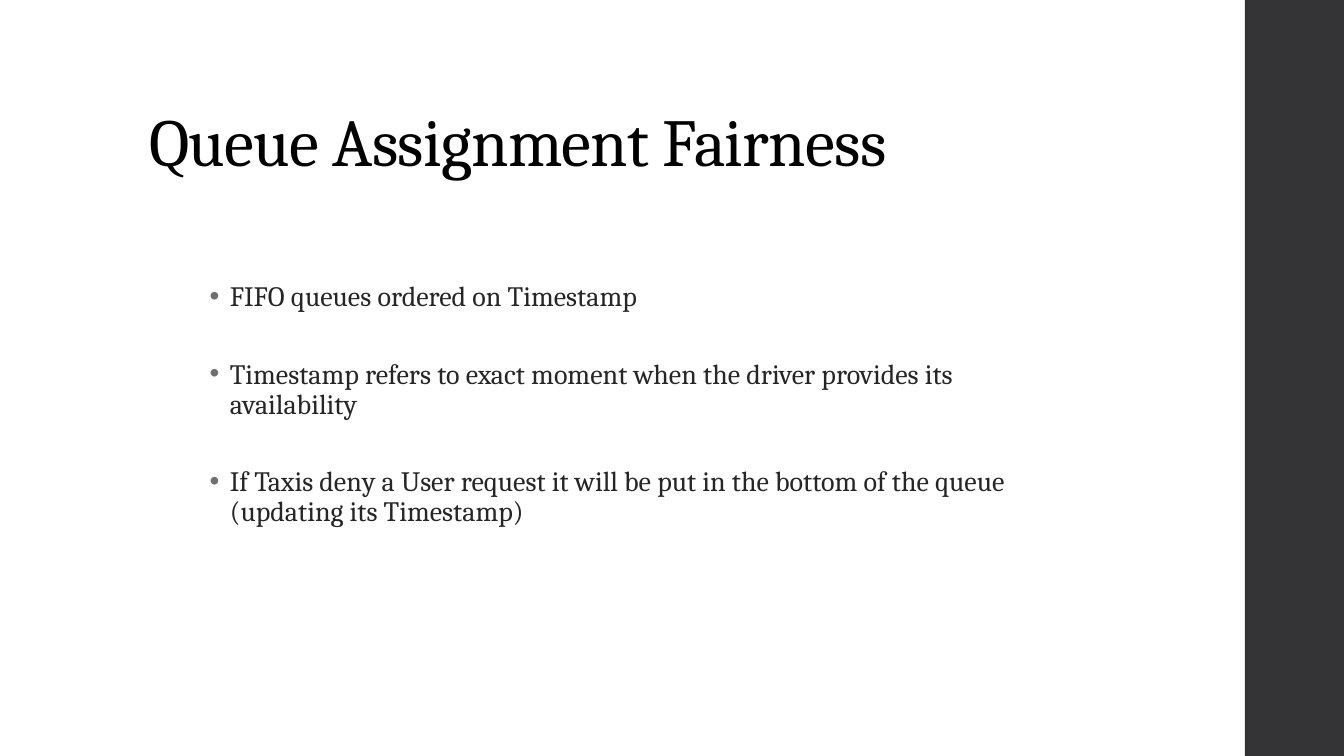
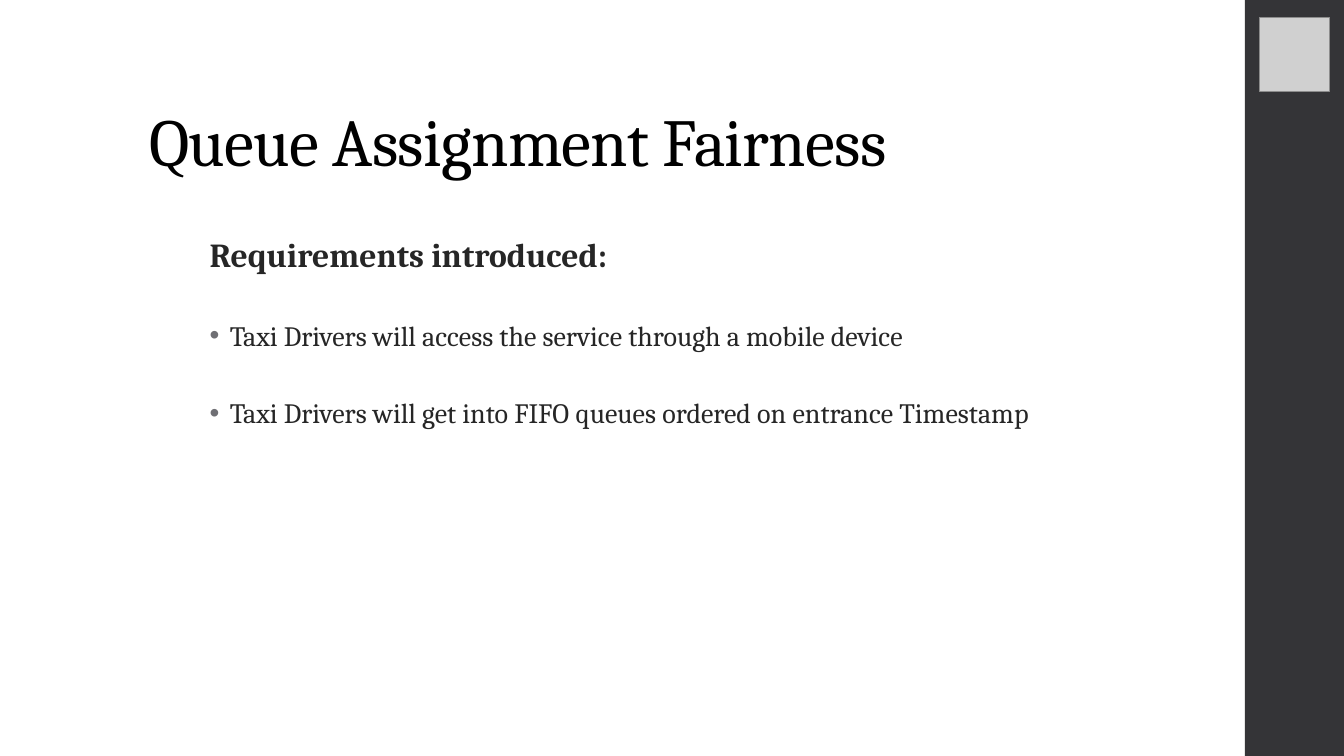
Before and after one commit to RiccardoDeTogni/BucciDeTogniTaxiService, a slide deck: slide 4 of Slides.pptx. Drawn at 1344x756 pixels with LibreOffice and Linux fonts; fonts in the diff are those of the drawing; grey boxes stand for pictures. Boxes give left, top, right and bottom in pixels: in the first picture for what was removed or moved away, otherwise in the second. Text is boxed around its words. In the diff, an @@ line names an element or a change of style, - is before the commit and + after.

Commit message:
presentation

```diff
--- a/Slides.pptx
+++ b/Slides.pptx
@@ picture added at (1260, 17, 1330, 92) @@
@@ text at (210, 243, 1028, 429): text changed @@
-    • FIFO queues ordered on Timestamp
-    • Timestamp refers to exact moment when the driver provides its availability
-    • If Taxis deny a User request it will be put in the bottom of the queue (updating its Timestamp)
+    Requirements introduced:
+    • Taxi Drivers will access the service through a mobile device
+    • Taxi Drivers will get into FIFO queues ordered on entrance Timestamp
```
Also in this commit, not shown: 9 other slides changed, 10 slides added, 2 slides removed, 1 other file.
